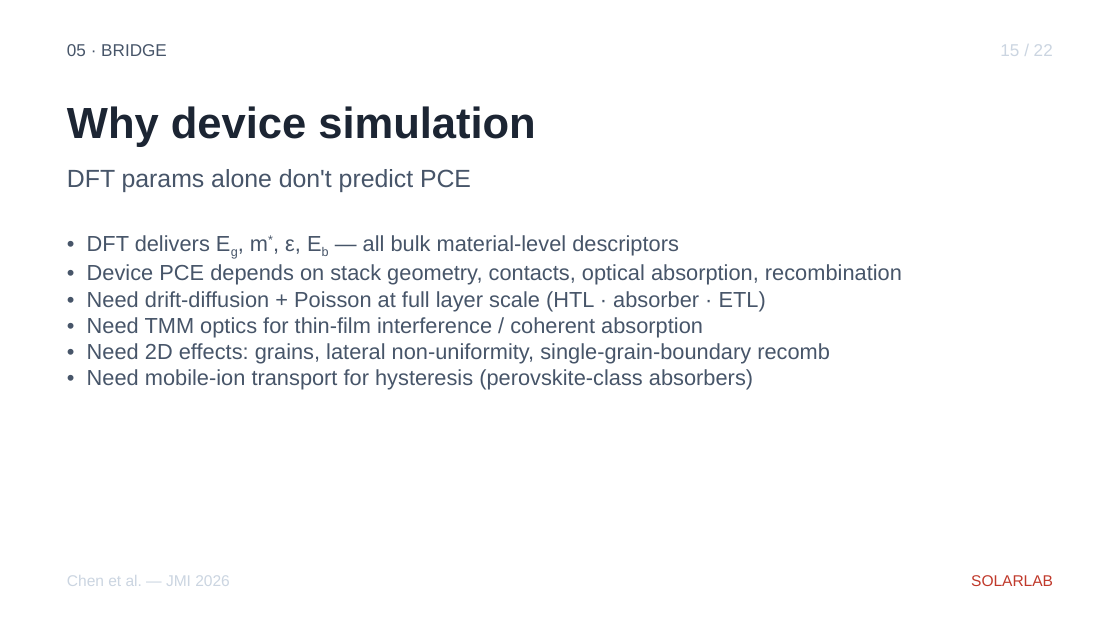
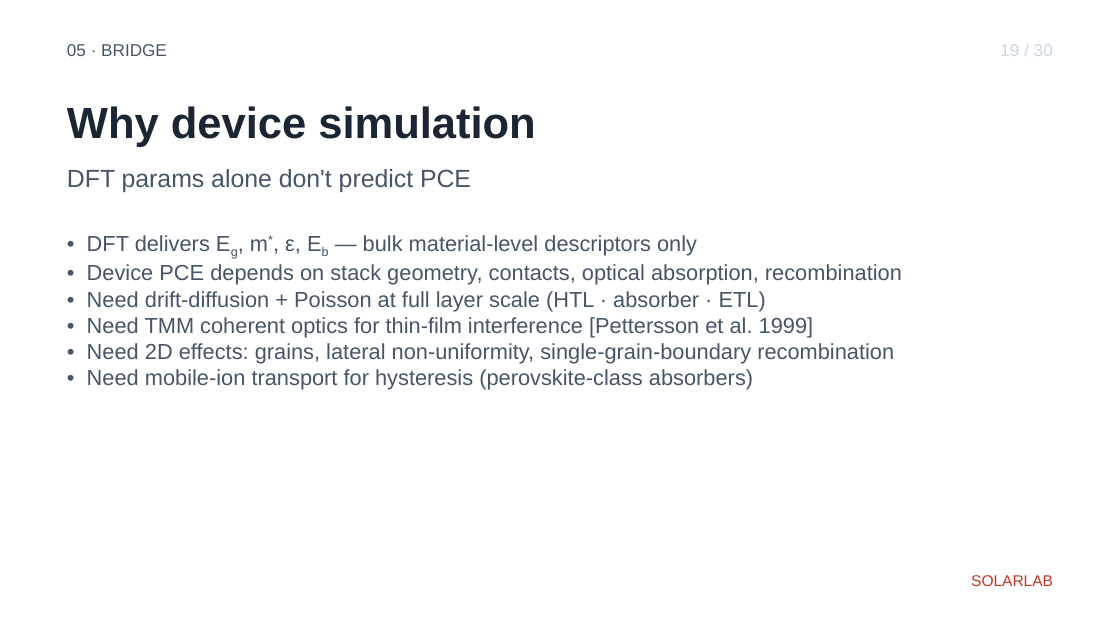
Before and after one commit to ShaneLogic/SolarLab, a slide deck: slide 24 of presentations/jmi-2026/output/jmi-2026.pptx (slide 20 before the commit). Drawn at 1120x630 pixels with LibreOffice and Linux fonts; fonts in the diff are those of the drawing. Boxes give left, top, right and bottom in pixels: in the first picture for what was removed or moved away, otherwise in the second. Text is boxed around its words. In the diff, an @@ line names an element or a change of style, - is before the commit and + after.

```diff
--- a/presentations/jmi-2026/output/jmi-2026.pptx
+++ b/presentations/jmi-2026/output/jmi-2026.pptx
@@ text at [1000, 44, 1053, 56]: text changed @@
-15 / 22
+19 / 30
@@ text at [87, 235, 697, 256]: text changed @@
-• DFT delivers Eg, m*, ε, Eb — all bulk material-level descriptors
+• DFT delivers Eg, m*, ε, Eb — bulk material-level descriptors only
@@ text at [87, 317, 894, 364]: text changed @@
-• Need TMM optics for thin-film interference / coherent absorption
-• Need 2D effects: grains, lateral non-uniformity, single-grain-boundary recomb
+• Need TMM coherent optics for thin-film interference [Pettersson et al. 1999]
+• Need 2D effects: grains, lateral non-uniformity, single-grain-boundary recombination
@@ text removed at [67, 575, 230, 586] @@
-Chen et al. — JMI 2026
```
Also in this commit, not shown: 19 other slides changed, 9 slides added, 1 slide removed, 2 other files.
